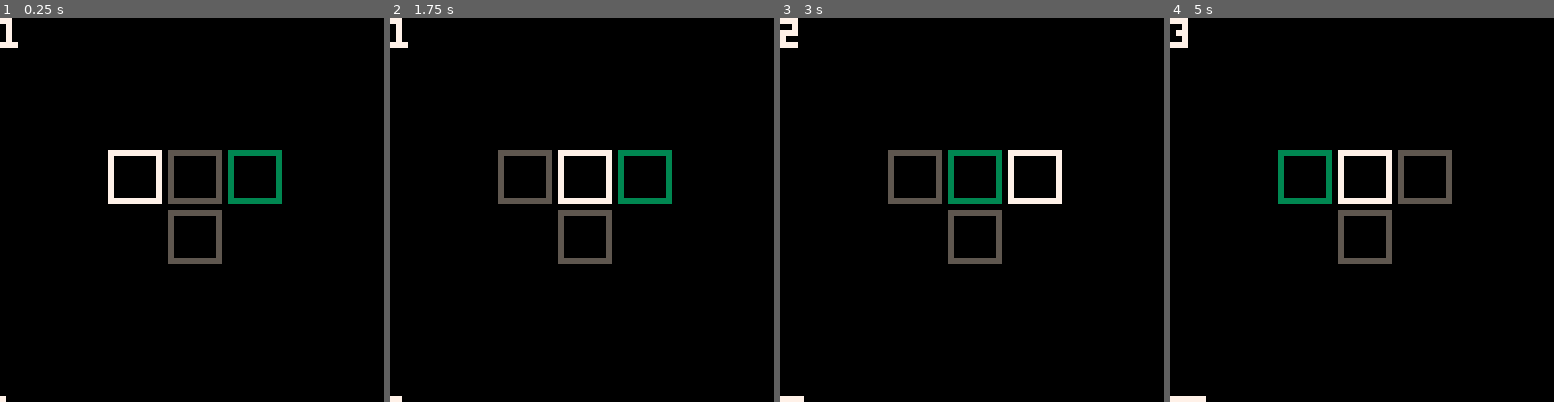
Above: before the commit, frames 1-4 (left to right).
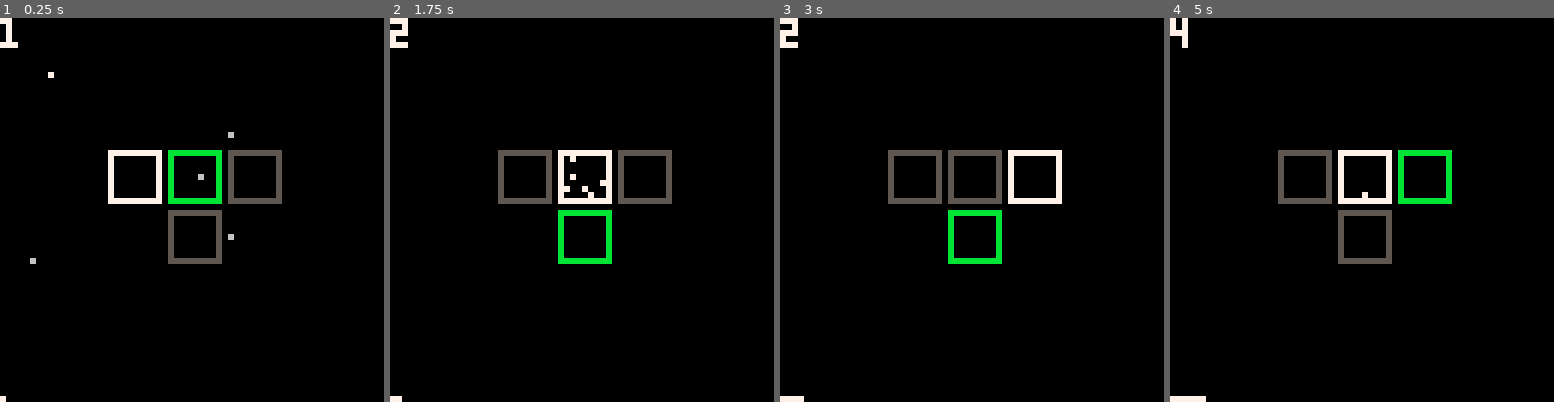
Above: after the commit, the same moments.

Repository: david-fletcher/tweetcarts
Game: PICO-8 cartridge tweettweetjam.p8
The game is run twice, just before and just after one commit, with the same random seed, the same clock (stepped at 60 frames per second) and the same inputs.
Inputs:
- Up to frame 1 (0.25 s): no input
- Up to frame 2 (1.75 s): tap X (X key) at 0.33, 1.07 s; tap O (Z key) at 0.7, 1.7 s; hold Right from 1.6 s (still down)
- Up to frame 3 (3 s): tap X (X key) at 1.85, 2.97 s; release Right at 2.1 s; tap O (Z key) at 2.1, 2.5, 2.9 s; hold Up 2.15-2.42 s; hold Right from 2.47 s (still down)
- Up to frame 4 (5 s): release Right at 3.03 s; hold Left 3.08-3.58 s; tap O (Z key) every 0.4 s from 3.3 to 4.9 s; hold Down 3.63-3.97 s; hold Right 4.02-4.68 s; tap X (X key) at 4.08 s; hold Up from 4.73 s (still down)

The runs differ from the first frame. In frame 1, 1.7% of the frame differs, in the area x 7-74%, y 14-65%; in frame 2, 1.9%, in the area x 0-74%, y 0-65%; in frame 3, 1.6%; in frame 4, 1.7%.

Commit message:
smol particles

Diff:
--- a/tweettweetjam.p8
+++ b/tweettweetjam.p8
@@ -14,37 +14,35 @@
 p=0g=rnd(4)\1+1i=1l=0
 
 -- game loop
-::_::cls()c(7)l=t()?p
+::_::
+c(0)for j=0,4096do
+if(rnd()>.5) pset(j\64,j%64)end
+
+c(7)l=t()?p,0,0
 line(0,63,l,63)
 
 for j=1,4do c(5)
-if(j==g)c(3)
+if(j==g)c(11)
 if(j==i)c(7)
 if(l>63)c(8)
 r(a[j],b[j])end
-
--- btn() returns:
--- 0b0001 left
--- 0b0010 right
--- 0b0100 up
--- 0b1000 down
 
 if(l<63)then
 if(btnp(0) and i%4>1)i-=1
 if(btnp(1) and i<3)i+=1
 if(btnp(2) and i>3)i=2
 if(btnp(3) and i==2)i=4
-if(g==i)p+=1 g=rnd(4)\1+1
+if(g==i)p+=1 g=rnd(4)\1+1 c(7)rectfill(a[i],b[i],a[i]+8,b[i]+8)
 if(g==i)g+=1 g%=4 g+=1
 end
 flip()goto _
 
-
 -- poke(0x5f2c,3)function r(x,y)rect(x,y,x+8,y+8)end
 -- c=color a={18,28,38,28}b={22,22,22,32}p=0g=rnd(4)\1+1i=1l=0
--- ::_::cls()c(7)l=t()?p
+-- ::_::c(0)for j=0,4096do if(rnd()>.6) pset(j\64,j%64)end
+-- c(7)l=t()?p,0,0
 -- line(0,63,l,63)for j=1,4do c(5)
--- if(j==g)c(3)
+-- if(j==g)c(11)
 -- if(j==i)c(7)
 -- if(l>63)c(8)
 -- r(a[j],b[j])end
@@ -53,6 +51,7 @@
 -- if(btnp(1) and i<3)i+=1
 -- if(btnp(2) and i>3)i=2
 -- if(btnp(3) and i==2)i=4
--- if(g==i)p+=1 g=rnd(4)\1+1
+-- if(g==i)p+=1 g=rnd(4)\1+1 c(7)rectfill(a[i],b[i],a[i]+8,b[i]+8)
 -- if(g==i)g+=1 g%=4 g+=1
--- end flip()goto _
+-- end
+-- flip()goto _
